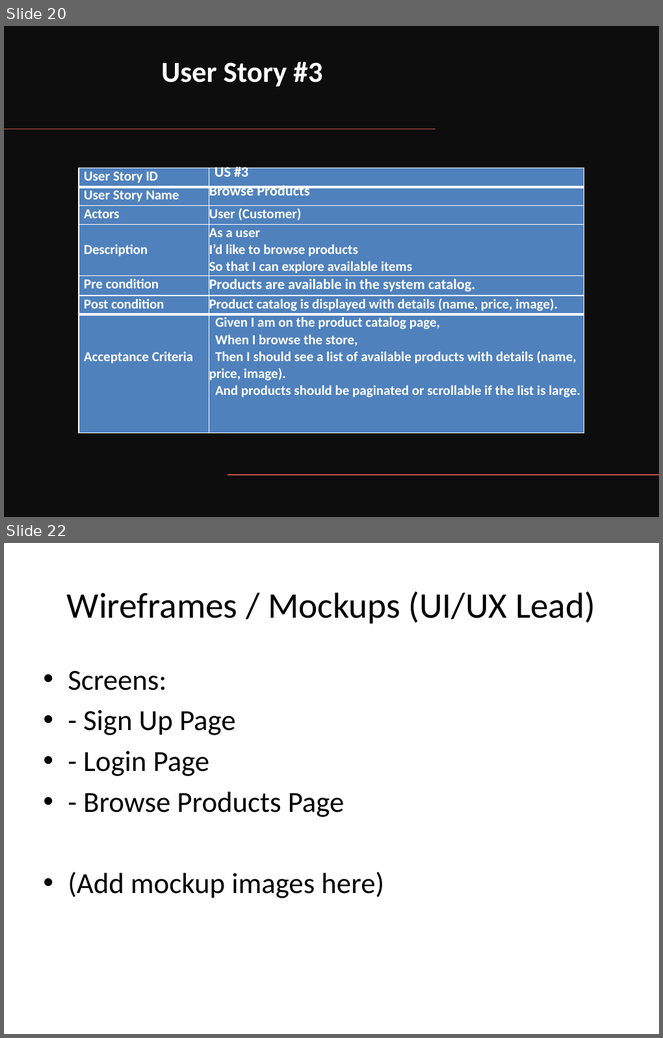
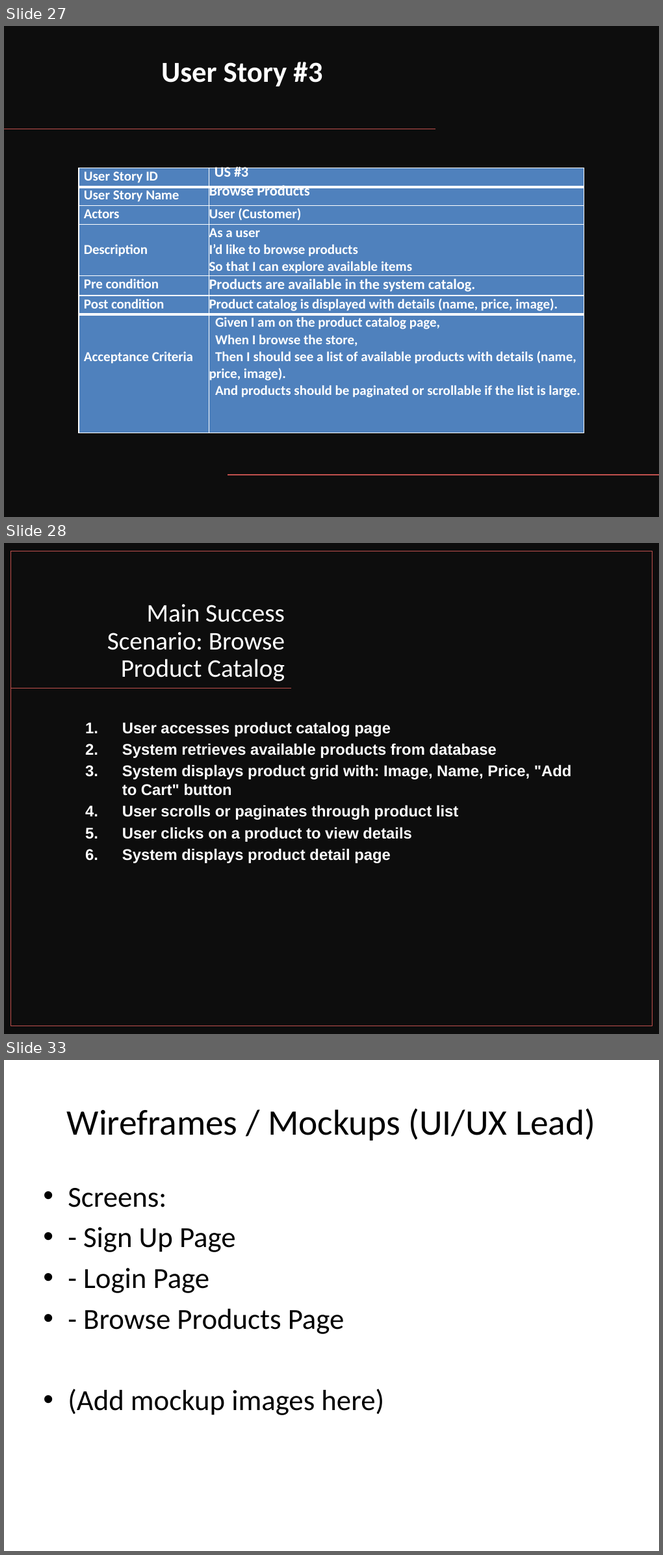
Before and after one commit to AmrKhaled77/IS-project-, a slide deck: for submation/sprint 1 +Backlog/Sprint1_Deliverables_Template.pptx. Shown one above the other, each under a label of ours: slides 20 and 22 before the commit, slides 27, 28 and 33 after it; the slides between them are not shown. The pictures are 663x1038 and 663x1555 pixels, drawn with LibreOffice and Linux fonts; fonts in the diff are those of the drawing. Boxes give left, top, right and bottom in pixels: in the first picture for what was removed or moved away, otherwise in the second. Text is boxed around its words. In the diff, an @@ line names an element or a change of style, - is before the commit and + after.

```diff
--- a/for submation/sprint 1 +Backlog/Sprint1_Deliverables_Template.pptx
+++ b/for submation/sprint 1 +Backlog/Sprint1_Deliverables_Template.pptx
@@ slide 28 added at box(4, 543, 659, 1034), background #FFFFFF @@
@@ rectangle added at box(4, 543, 659, 1034), fill #0D0D0D @@
@@ rectangle added at box(10, 551, 652, 1027), outline #C0504D 1 pt @@
@@ title added at box(107, 604, 285, 681), 28 pt, text #FFFFFF @@
+Main Success Scenario: Browse Product Catalog
@@ line added from (292, 689) to (10, 689), #C0504D 1 pt @@
@@ text added at box(122, 722, 572, 863), 17 pt, text #FFFFFF, bold @@
+1. User accesses product catalog page
+2. System retrieves available products from database
+3. System displays product grid with: Image, Name, Price, "Add to Cart" button
+4. User scrolls or paginates through product list
+5. User clicks on a product to view details
+6. System displays product detail page
@@ what was slide 20 is now slide 27 @@
@@ what was slide 22 is now slide 33 @@
```
Also in this commit, not shown: 3 slides changed, 10 other slides added.
